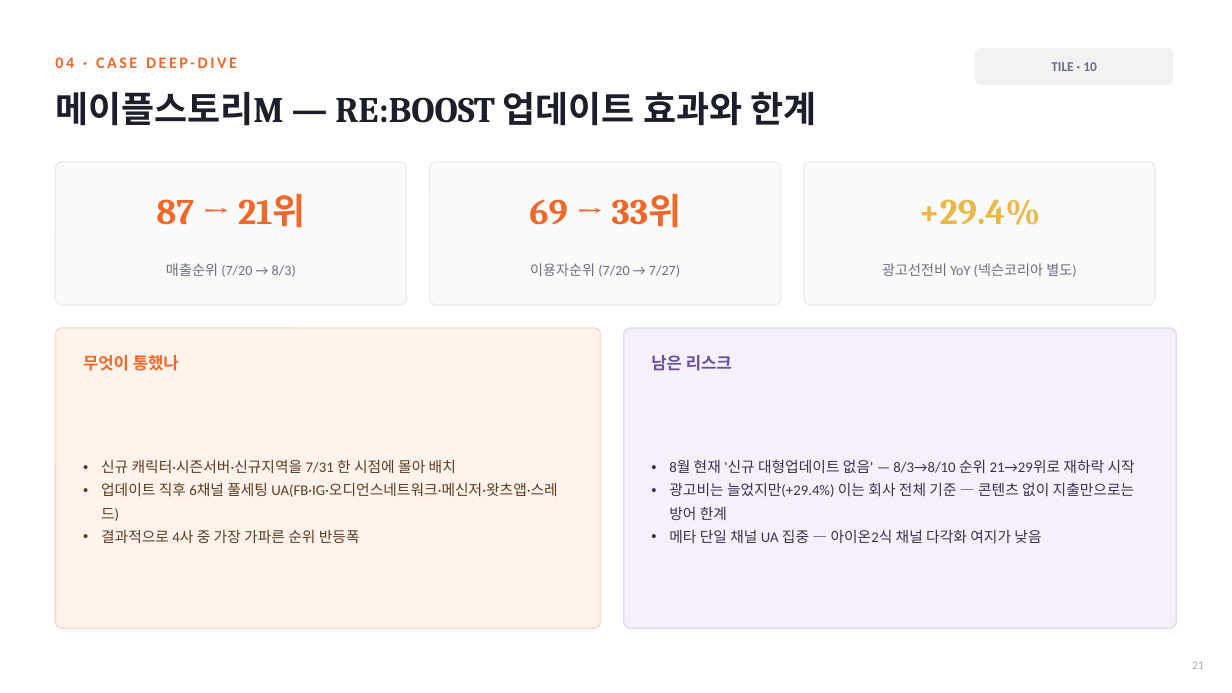
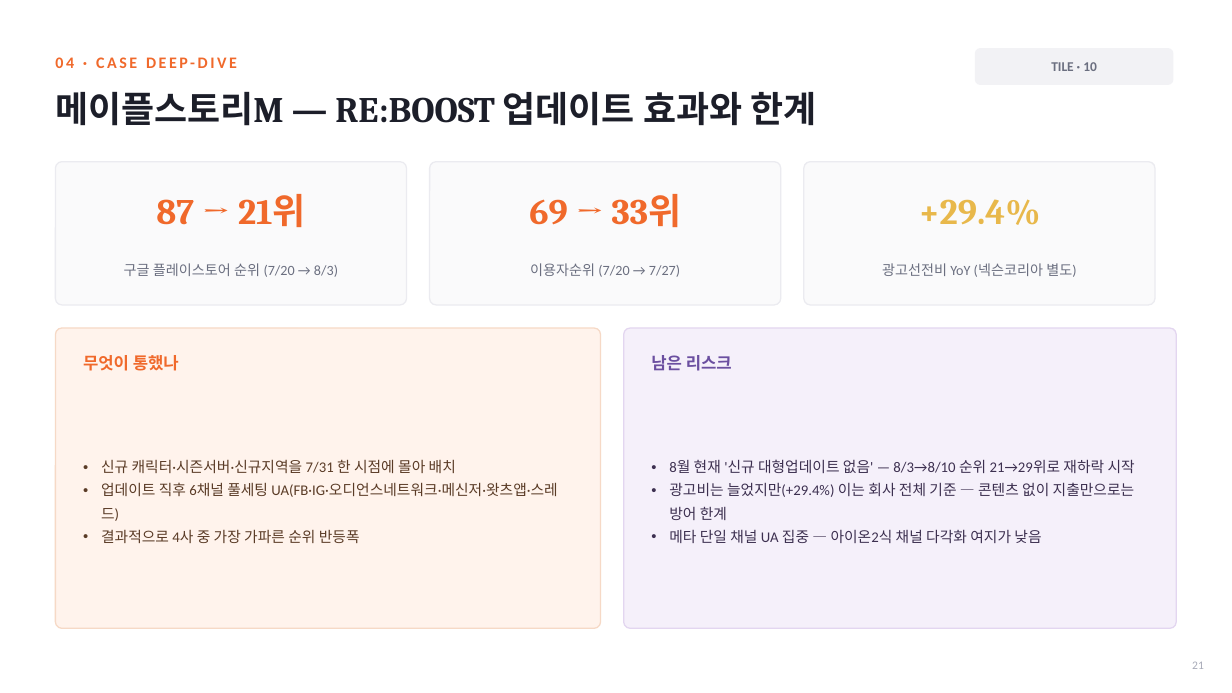
Before and after one commit to eunji9815/excel, a slide deck: slide 21 of output/메이플스토리M_UA마케팅효율_분석보고서.pptx. Drawn at 1232x693 pixels with LibreOffice and Linux fonts; fonts in the diff are those of the drawing. Boxes give left, top, right and bottom in pixels: in the first picture for what was removed or moved away, otherwise in the second. Text is boxed around its words. In the diff, an @@ line names an element or a change of style, - is before the commit and + after.

```diff
--- a/output/메이플스토리M_UA마케팅효율_분석보고서.pptx
+++ b/output/메이플스토리M_UA마케팅효율_분석보고서.pptx
@@ text at (x1=124, y1=263, x2=338, y2=277): text changed @@
-매출순위 (7/20 → 8/3)
+구글 플레이스토어 순위 (7/20 → 8/3)
```
Also in this commit, not shown: 10 other slides changed.
